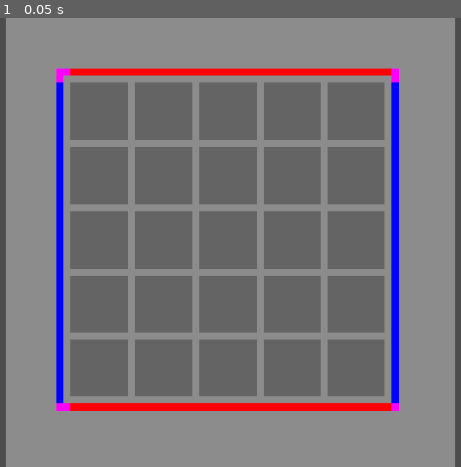
Above: before the commit, frame 1.
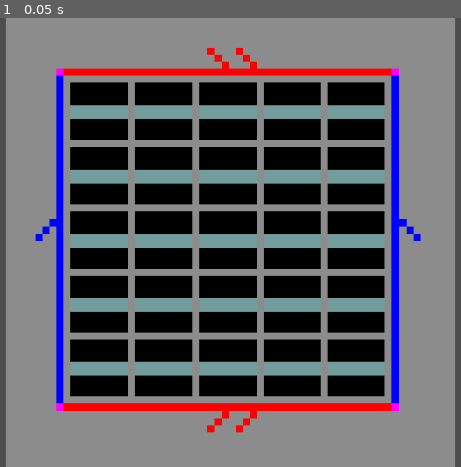
Above: after the commit, the same moment.

Repository: CattacoCattaco/circuit-game
Game: Godot game, scene res://grid/grid_holder.tscn
Same seed, same stepped clock (60 frames per second), same inputs: the game is played once before the commit and once after it.
Inputs:
- Up to frame 1 (0.05 s): no input

The runs differ from the first frame. In frame 1, 41% of the frame differs, in the area x 7-92%, y 6-93%.

Commit message:
Added arrows and grey dotted lines

Diff:
--- a/grid/cell_grid/cell_grid.gd
+++ b/grid/cell_grid/cell_grid.gd
@@ -32,16 +32,25 @@
 			cells.append(cell)
 
 			var end: int = grid_size - 1
+			var middle: int = end >> 1
 
 			match [x, y]:
 				[0, 0]:
-					cell.set_tile(Vector2i(0, 14))
+					cell.set_tile(Vector2i(0, 17))
 				[end, 0]:
-					cell.set_tile(Vector2i(1, 14))
+					cell.set_tile(Vector2i(1, 17))
 				[end, end]:
-					cell.set_tile(Vector2i(2, 14))
+					cell.set_tile(Vector2i(2, 17))
 				[0, end]:
-					cell.set_tile(Vector2i(3, 14))
+					cell.set_tile(Vector2i(3, 17))
+				[middle, 0]:
+					cell.set_tile(Vector2i(0, 12))
+				[middle, end]:
+					cell.set_tile(Vector2i(2, 12))
+				[0, middle]:
+					cell.set_tile(Vector2i(0, 8))
+				[end, middle]:
+					cell.set_tile(Vector2i(2, 8))
 				[_, 0]:
 					cell.set_tile(Vector2i(2, 13))
 				[_, end]:
@@ -51,7 +60,7 @@
 				[end, _]:
 					cell.set_tile(Vector2i(1, 10))
 				[_, _]:
-					cell.set_tile(Vector2i(2, 7))
+					cell.set_tile(Vector2i(0, 0))
 
 
 func get_cell(x: int, y: int) -> Cell:
Binary file changed: grid/cell_grid/cell/tiles_powered.png
Binary file changed: grid/cell_grid/cell/tiles_unpowered.png
